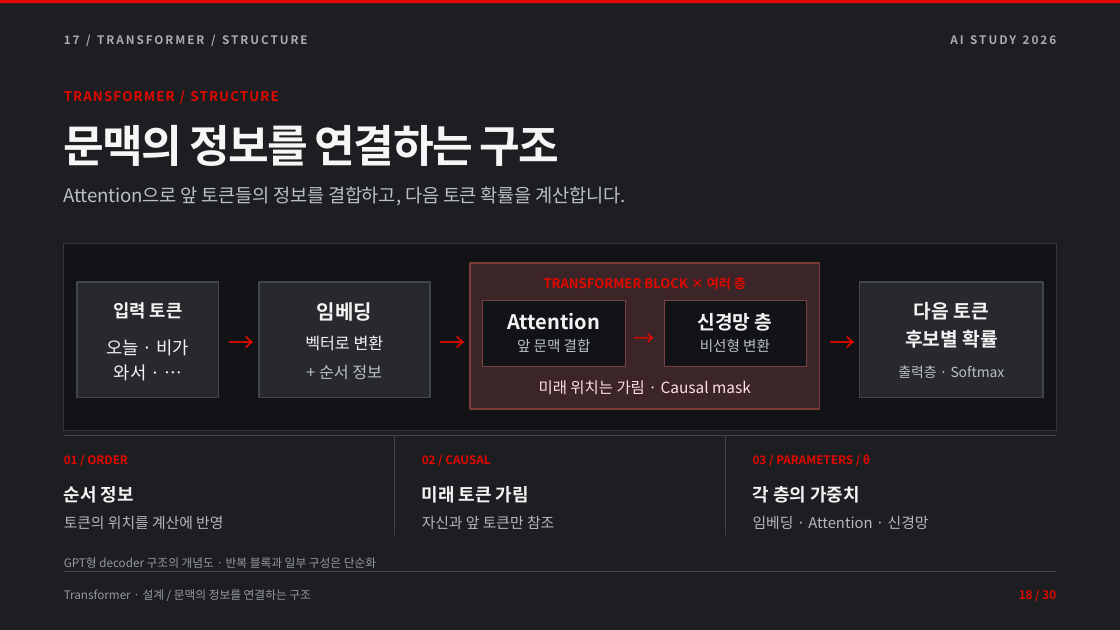
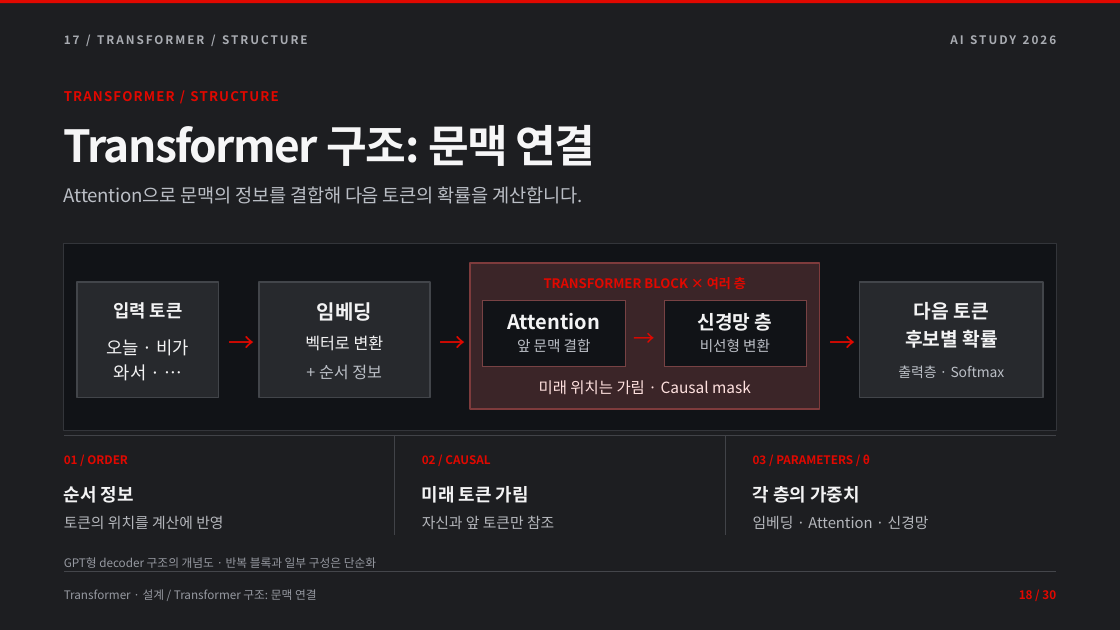
Before and after one commit to TRIPLESONG90/DAL, a slide deck: slide 18 of week2/DAL_Week2_AI_Learning.pptx. Drawn at 1120x630 pixels with LibreOffice and Linux fonts; fonts in the diff are those of the drawing. Boxes give left, top, right and bottom in pixels: in the first picture for what was removed or moved away, otherwise in the second. Text is boxed around its words. In the diff, an @@ line names an element or a change of style, - is before the commit and + after.

```diff
--- a/week2/DAL_Week2_AI_Learning.pptx
+++ b/week2/DAL_Week2_AI_Learning.pptx
@@ text at box(64, 125, 595, 166): text changed @@
-문맥의 정보를 연결하는 구조
+Transformer 구조: 문맥 연결
@@ text at box(64, 186, 582, 204): text changed @@
-Attention으로 앞 토큰들의 정보를 결합하고, 다음 토큰 확률을 계산합니다.
+Attention으로 문맥의 정보를 결합해 다음 토큰의 확률을 계산합니다.
@@ text at box(64, 589, 317, 600): text changed @@
-Transformer · 설계 / 문맥의 정보를 연결하는 구조
+Transformer · 설계 / Transformer 구조: 문맥 연결
```
Also in this commit, not shown: 27 other slides changed, 16 other files.
